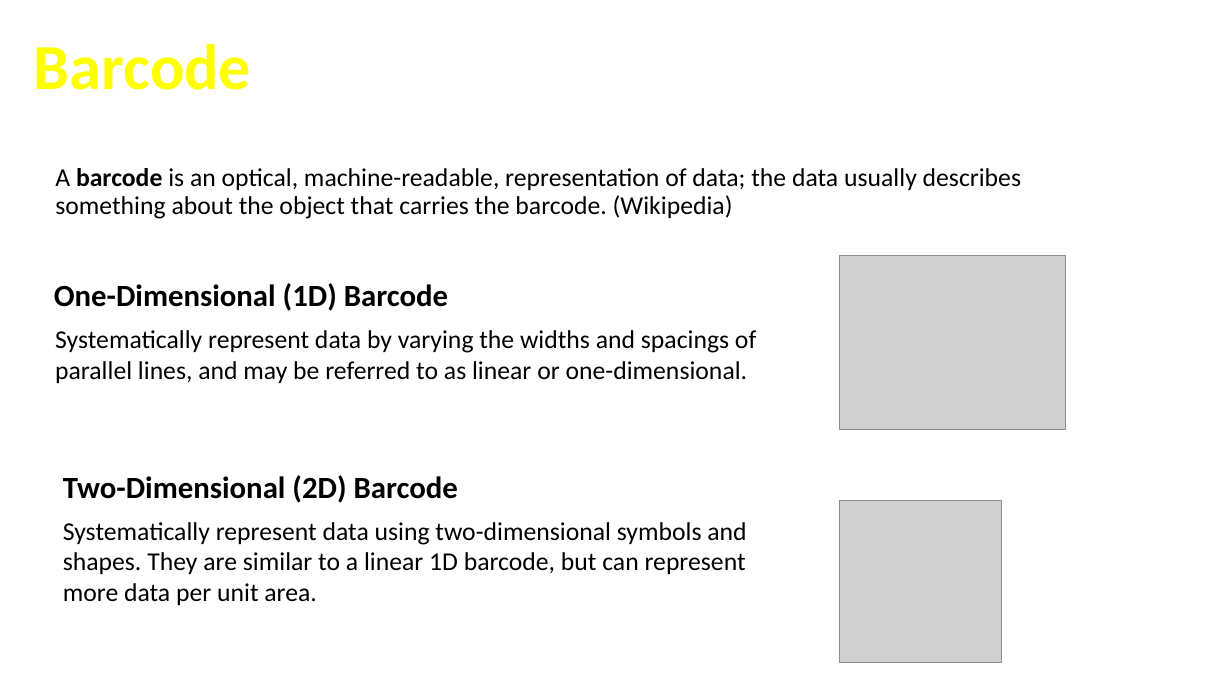
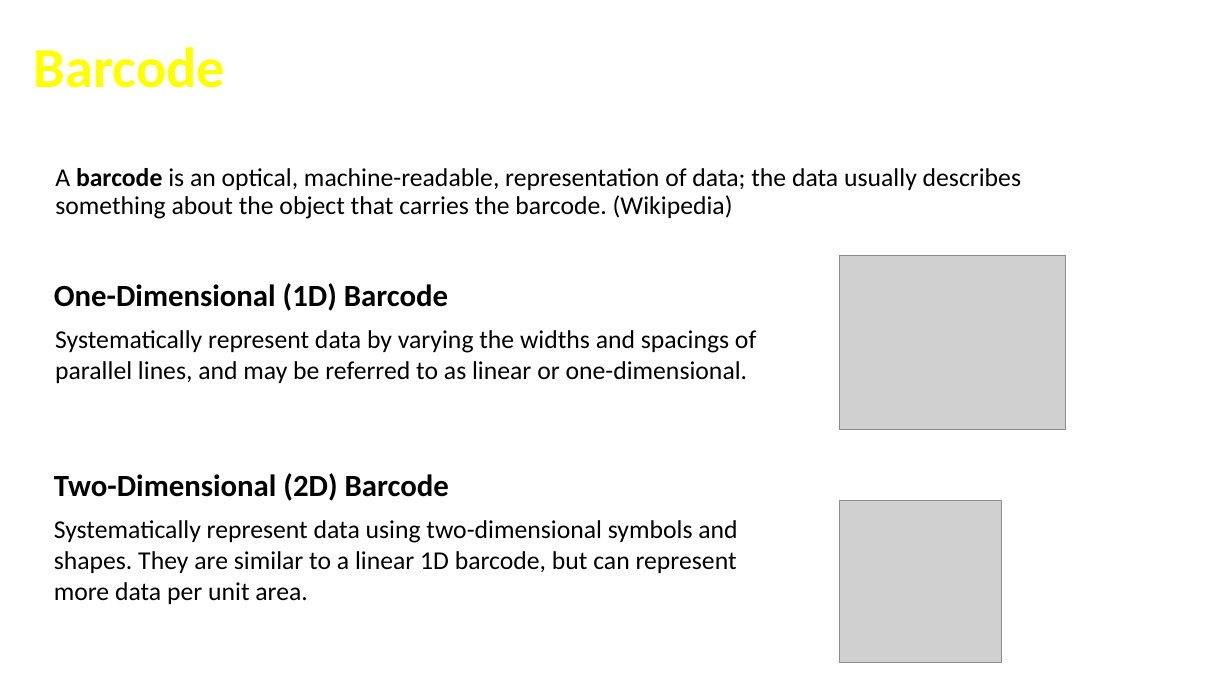
Before and after one commit to cfclick/CFSummit2016, a slide deck: slide 15 of powerpoint/SmartPDF/Don't Just PDF.pptx. Drawn at 1232x693 pixels with LibreOffice and Linux fonts; fonts in the diff are those of the drawing; grey boxes stand for pictures; background and template pictures are left out. Boxes give left, top, right and bottom in pixels: in the first picture for what was removed or moved away, otherwise in the second. Text is boxed around its words. In the diff, an @@ line names an element or a change of style, - is before the commit and + after.

Commit message:
format, font fix

```diff
--- a/powerpoint/SmartPDF/Don't Just PDF.pptx
+++ b/powerpoint/SmartPDF/Don't Just PDF.pptx
@@ text "Barcode" at bbox=[34, 47, 225, 88]: size 50 to 44 pt @@
@@ text "Two-Dimensional (2D) Barcode": place and size @@
-text "Two-Dimensional (2D) Barcode" at bbox=[63, 475, 458, 503]
+text "Two-Dimensional (2D) Barcode" at bbox=[54, 473, 449, 501]
@@ text "Systematically represent data using two-dimensional ...": place and size @@
-text "Systematically represent data using two-dimensional ..." at bbox=[63, 522, 746, 605]
+text "Systematically represent data using two-dimensional ..." at bbox=[54, 520, 737, 604]
```
Also in this commit, not shown: 15 other slides changed.
